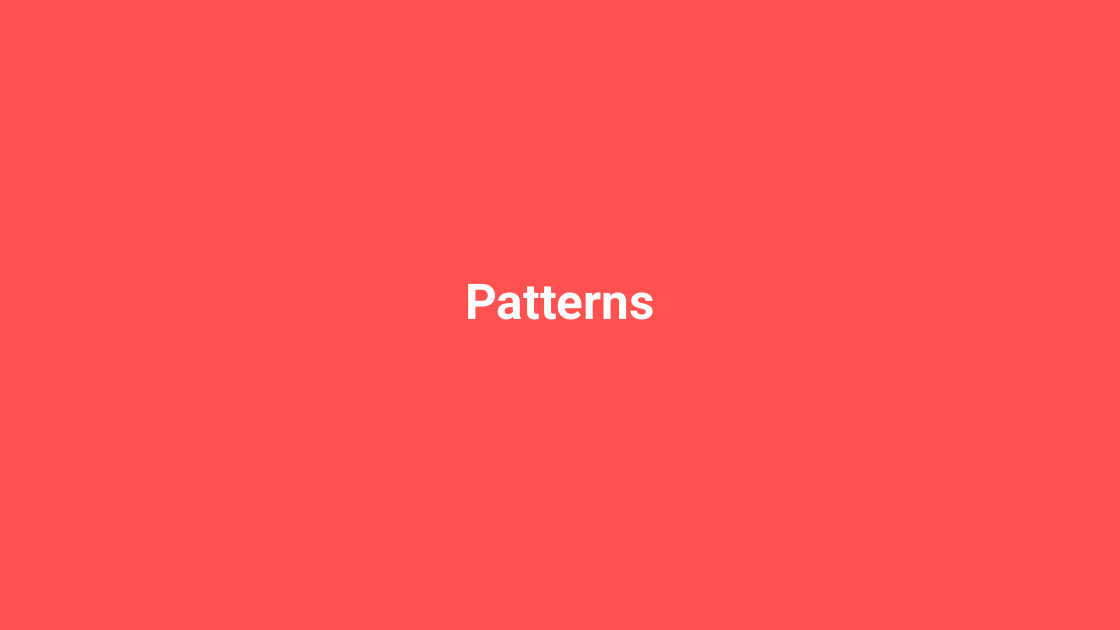
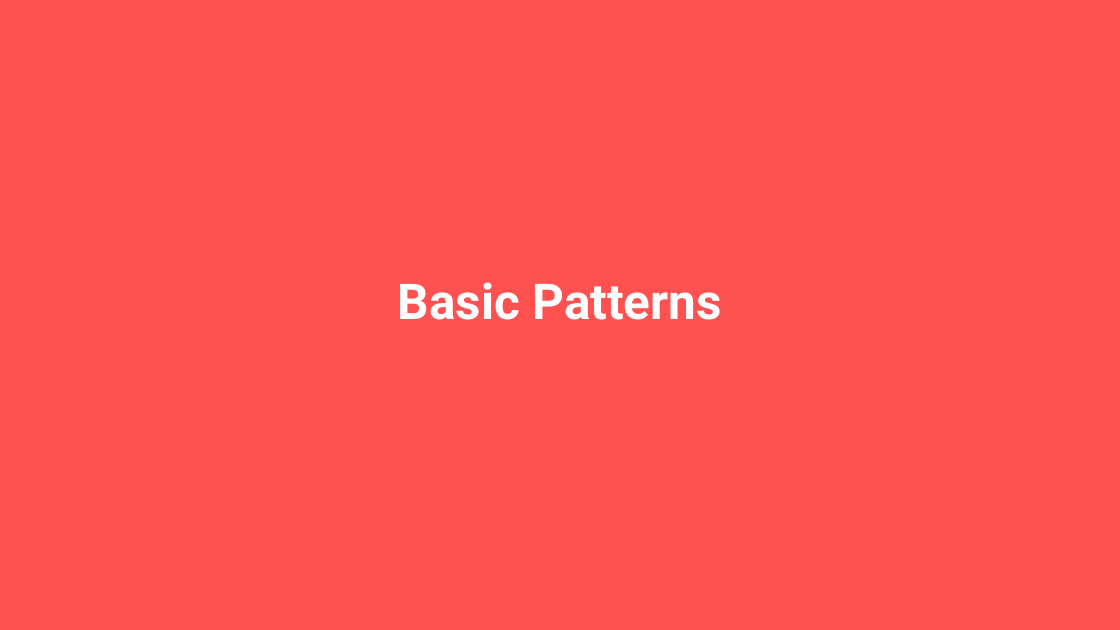
Before and after one commit to Theiaz/renderingpatterns, a slide deck: slide 10 of vortrag.odp. Drawn at 1120x630 pixels with LibreOffice and Linux fonts; fonts in the diff are those of the drawing. Boxes give left, top, right and bottom in pixels: in the first picture for what was removed or moved away, otherwise in the second. Text is boxed around its words. In the diff, an @@ line names an element or a change of style, - is before the commit and + after.

```diff
--- a/vortrag.odp
+++ b/vortrag.odp
@@ title at box(398, 282, 721, 320): text changed @@
-Patterns
+Basic Patterns
```
Also in this commit, not shown: 2 other slides changed, 15 slides added, 2 other files.
